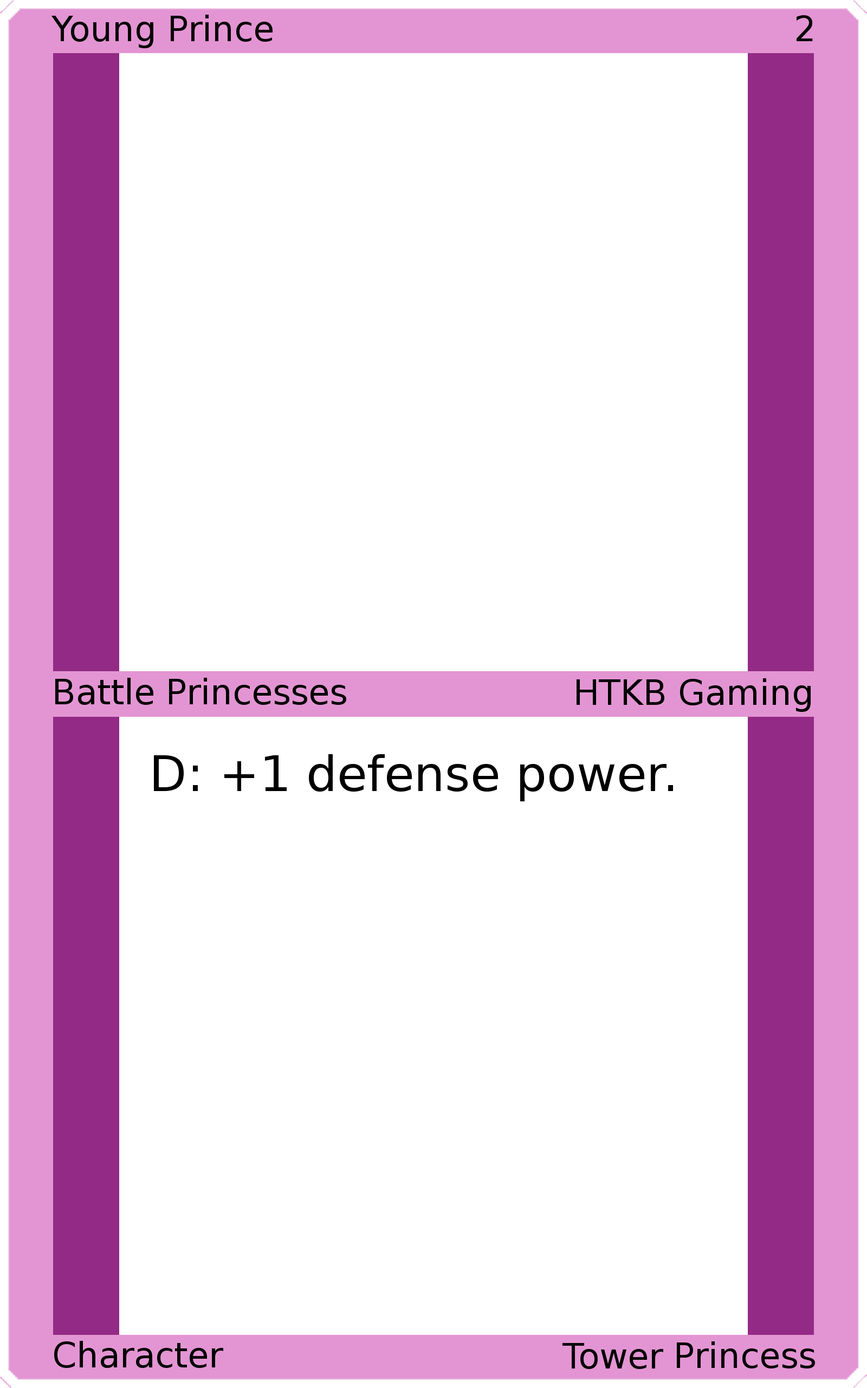
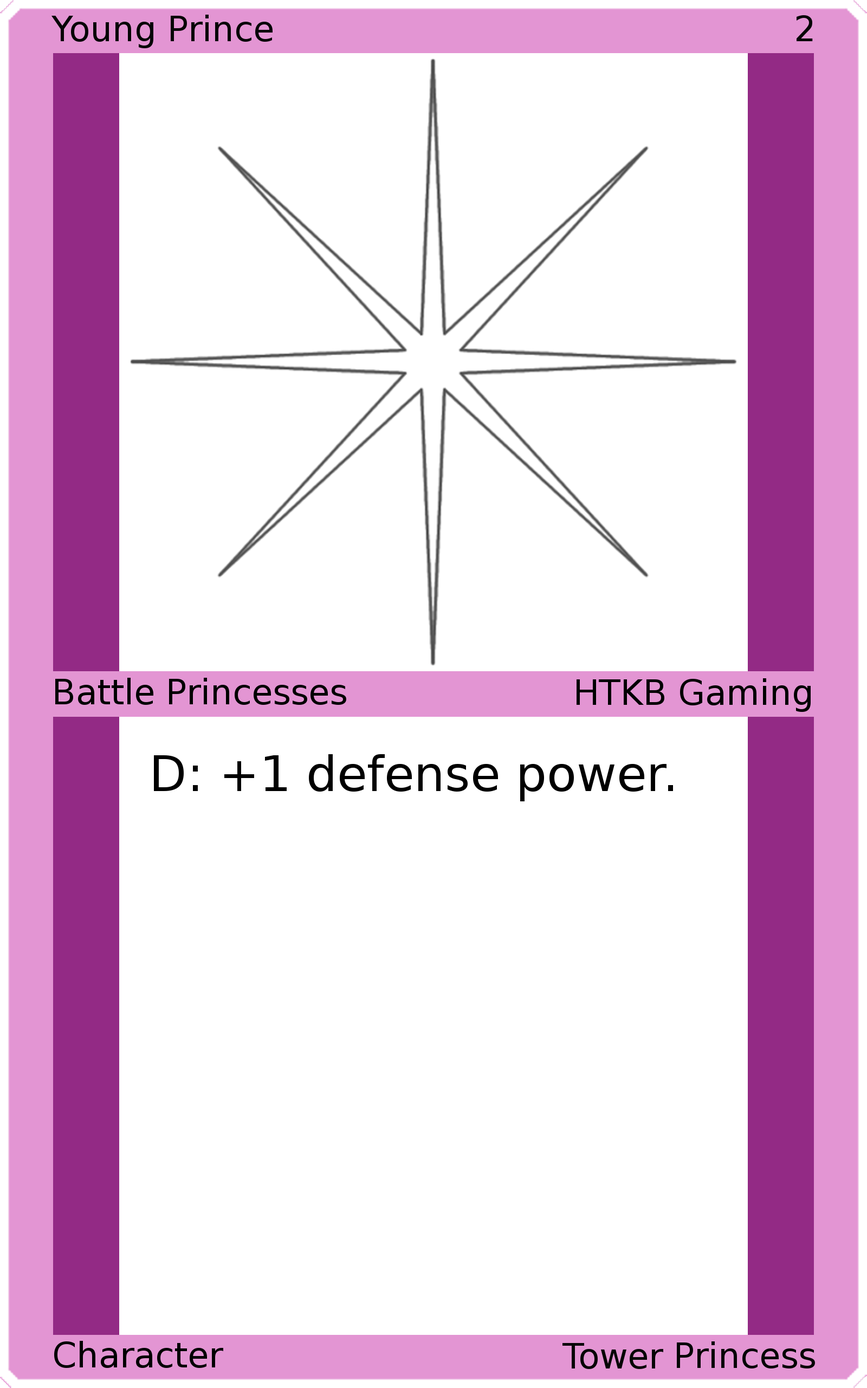
The second (867, 1388) image is a revision of the first. Changes to its layers:
added layer "Art" above "Top Background" over [129, 57, 738, 666]
